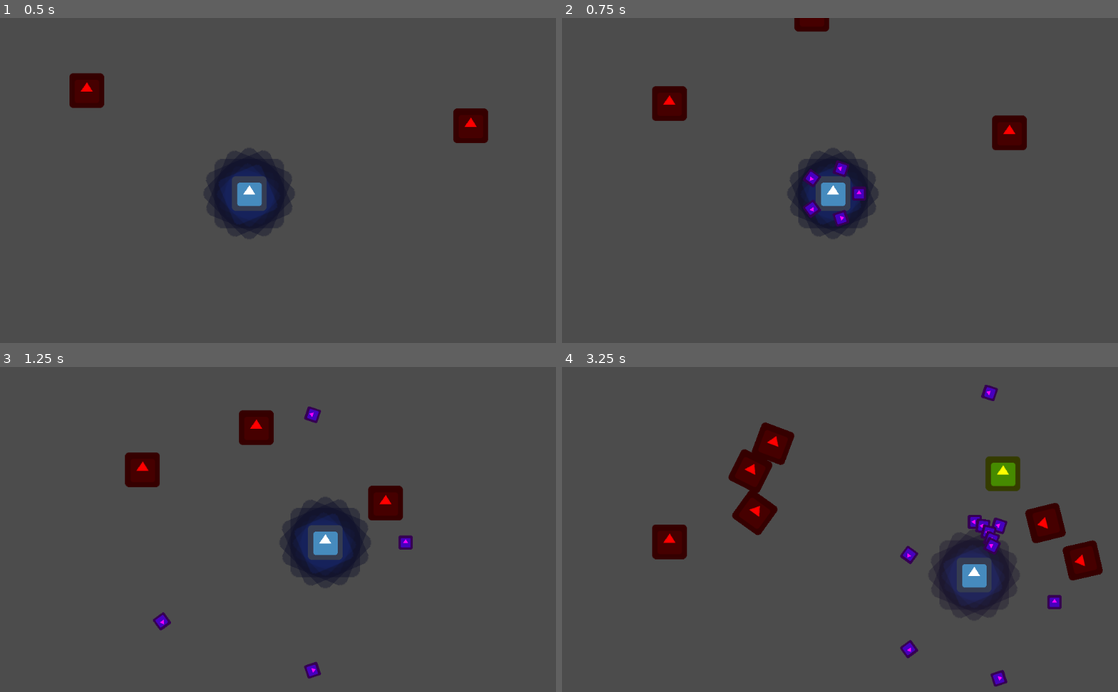
Above: before the commit, frames 1-4 (two rows, left to right).
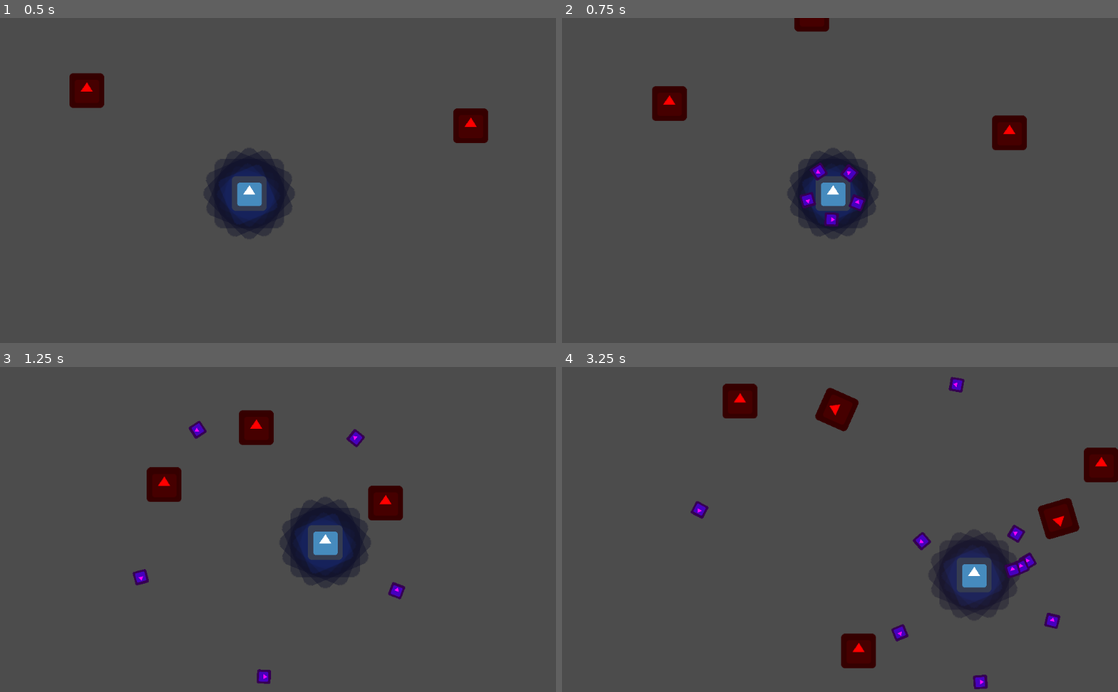
Above: after the commit, the same moments.

Repository: franxz/proto-top-down
Game: Godot game, scene res://scenes/test-map/TestMap.tscn
Two runs of this game, one before a commit and one after it. Both use one fixed random seed, a clock stepped at 60 frames per second and the inputs below. The engine's default icon, where the game draws it, is replaced by a stand-in: a white triangle on a blue panel in a dark square.
Inputs:
- Up to frame 1 (0.5 s): no input
- Up to frame 2 (0.75 s): hold Right (ui_right) from 0.53 s (still down)
- Up to frame 3 (1.25 s): keep holding Right (ui_right)
- Up to frame 4 (3.25 s): release Right (ui_right) at 1.28 s; hold Down (ui_down) 1.28-2.03 s; hold Right (ui_right) 2.03-2.78 s; hold Up (ui_up) from 2.78 s (still down)

Frame 1 is identical in both runs. In frame 2, 0.8% of the frame differs, in the area x 42-55%, y 43-65%; in frame 3, 2.0%; in frame 4, 9.3%, in the area x 16-100%, y 2-100%.

Commit message:
Create set_interval and rename call_after_timeout -> set_timeout

Diff:
--- a/scenes/shot/Shot.gd
+++ b/scenes/shot/Shot.gd
@@ -13,7 +13,7 @@
 
 func _ready():
 	connect("body_entered", self, "_on_Area2D_body_entered")
-	Global.call_after_timeout(self, "_destroy", lifetime)
+	Global.set_timeout(self, "_destroy", lifetime)
 
 
 func _physics_process(delta):
--- a/scenes/test-map/TestMap.gd
+++ b/scenes/test-map/TestMap.gd
@@ -7,15 +7,10 @@
 
 func _ready():
 	Global.root_node = self
-
-	var timer := Timer.new()
-	timer.wait_time = wave_interval
-	timer.connect("timeout", self, "_on_timer_timeout")
-	add_child(timer)
-	timer.start()
+	Global.set_interval(self, "_create_wave", wave_interval)
 
 
-func _on_timer_timeout():
+func _create_wave():
 	for _i in range(wave_enemies):
 		add_child(_gen_enemy_at_view_border())
 
--- a/scenes/weapon-with-range/WeaponWithRange.gd
+++ b/scenes/weapon-with-range/WeaponWithRange.gd
@@ -13,17 +13,11 @@
 onready var attack_range := get_node("AttackRange")
 
 func _ready():
-	var timer := Timer.new()
-	timer.wait_time = cooldown
-	timer.connect("timeout", self, "_on_timer_timeout")
-	add_child(timer)
-	timer.start()
+	Global.set_interval(self, "_shoot", cooldown)
 
-
-func _on_timer_timeout():
+func _shoot():
 	var closest_enemy : Node = attack_range.get_closest_enemy()
 	if closest_enemy:
-		closest_enemy.debug_highlight()
 		var dir : Vector2 = (closest_enemy.position - global_position).normalized()
 		var start_angle := dir.angle() - shot_spread / 2
 		var angle_step := shot_spread / (shot_count - 1)
--- a/scenes/weapon/Weapon.gd
+++ b/scenes/weapon/Weapon.gd
@@ -4,24 +4,20 @@
 var weapon_base_script := preload("res://scripts/WeaponBase.gd")
 
 var weapon_base = weapon_base_script.new()
-var shot_interval := 0.75
+var cooldown := 0.75
 var shot_count := 5
 var dist_from_center := 48
-var start_angle := 0
+var start_angle := 0.0
 
 func _ready():
-	var timer := Timer.new()
-	timer.wait_time = shot_interval
-	timer.connect("timeout", self, "_on_timer_timeout")
-	add_child(timer)
-	timer.start()
+	Global.set_interval(self, "_shoot", cooldown)
 
 
 func _process(delta):
-	start_angle += 0.5 * delta
+	start_angle = start_angle + 0.5 * delta
 
 
-func _on_timer_timeout():
+func _shoot():
 	var angle_diff := 2 * PI / shot_count
 	for i in range(shot_count):
 		var angle = start_angle + angle_diff * i
--- a/scripts/singletons/Global.gd
+++ b/scripts/singletons/Global.gd
@@ -7,6 +7,15 @@
 func Vector2_from_angle(angle_rad: float) -> Vector2:
 	return Vector2(cos(angle_rad), sin(angle_rad))
 
-func call_after_timeout(target: Object, method: String, wait_time: float, binds := []) -> void:
+
+func set_timeout(target: Object, method: String, wait_time: float, binds := []) -> void:
 	var timer = get_tree().create_timer(wait_time)
 	timer.connect("timeout", target, method, binds)
+
+
+func set_interval(target: Object, method: String, wait_time: float, binds := []) -> void:
+	var timer := Timer.new()
+	timer.wait_time = wait_time
+	timer.connect("timeout", target, method, binds)
+	target.add_child(timer)
+	timer.start()
